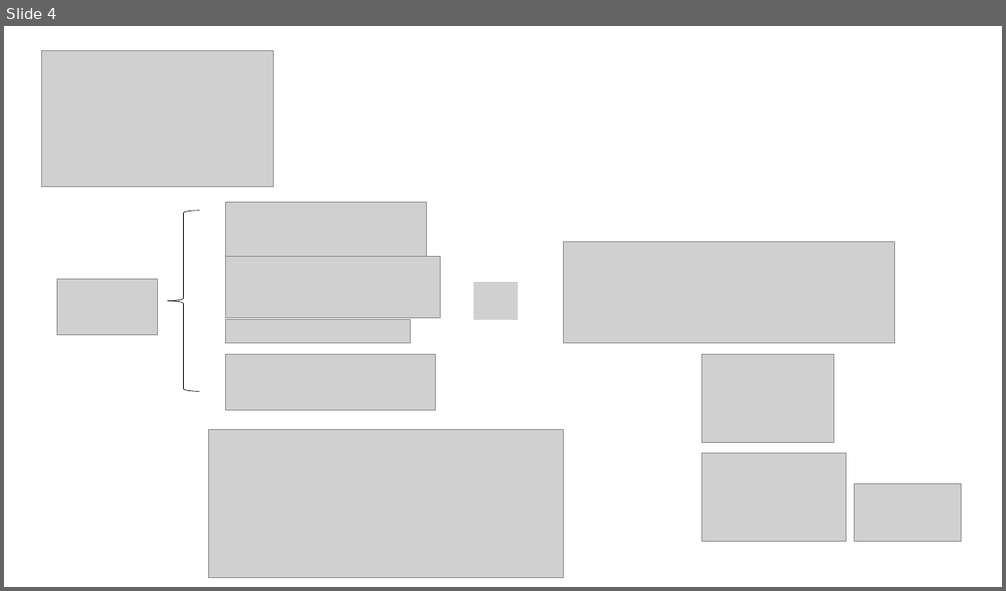
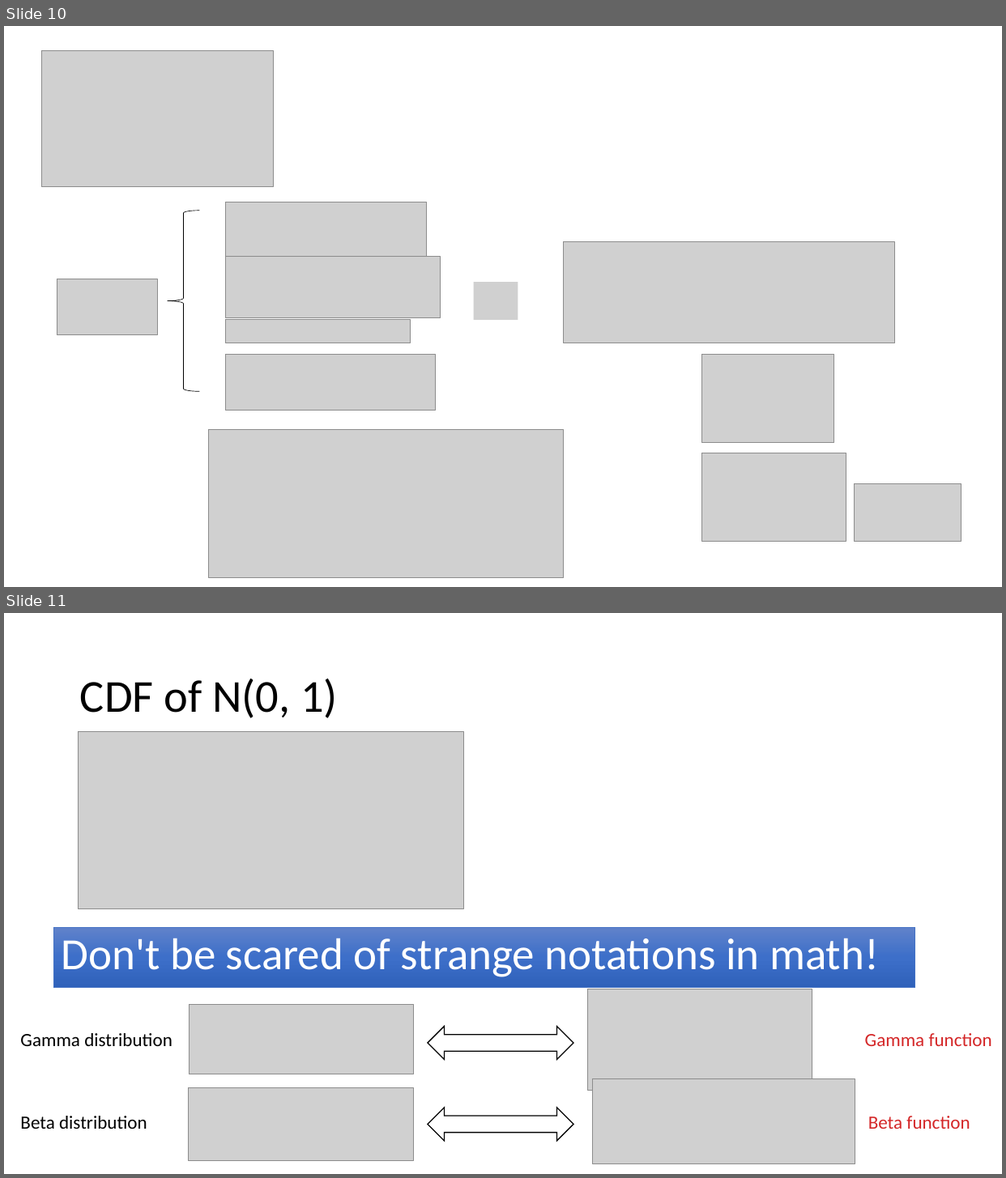
Before and after one commit to khanhnguyendata/gaussian, a slide deck: Gaussian.pptx. Shown one above the other, each under a label of ours: slide 4 before the commit, slides 10 and 11 after it. The pictures are 1006x591 and 1006x1178 pixels, drawn with LibreOffice and Linux fonts; fonts in the diff are those of the drawing; grey boxes stand for pictures. Boxes give left, top, right and bottom in pixels: in the first picture for what was removed or moved away, otherwise in the second. Text is boxed around its words. In the diff, an @@ line names an element or a change of style, - is before the commit and + after.

```diff
--- a/Gaussian.pptx
+++ b/Gaussian.pptx
@@ slide 11 added at (4, 613, 1002, 1174), background #FFFFFF @@
@@ title added at (80, 679, 338, 718), 44 pt, text #000000 @@
+CDF of N(0, 1)
@@ picture added at (78, 731, 463, 909) @@
@@ rectangle added at (54, 927, 915, 987), fill gradient #6183CB to #3E70CA to #3062BB, outline #4472C4 0.5 pt, 42.9 pt, text #FFFFFF @@
+Don't be scared of strange notations in math!
@@ picture added at (588, 989, 812, 1090) @@
@@ picture added at (189, 1004, 414, 1074) @@
@@ text added at (20, 1033, 172, 1046), 18 pt, text #000000 @@
+Gamma distribution
@@ left right arrow added at (428, 1026, 573, 1060), fill #FFFFFF, outline #000000 1 pt @@
@@ text added at (865, 1033, 992, 1046), 18 pt, text #D42728 @@
+Gamma function
@@ picture added at (189, 1088, 414, 1161) @@
@@ picture added at (592, 1079, 855, 1164) @@
@@ text added at (20, 1116, 147, 1129), 18 pt, text #000000 @@
+Beta distribution
@@ left right arrow added at (428, 1108, 573, 1142), fill #FFFFFF, outline #000000 1 pt @@
@@ text added at (868, 1116, 970, 1129), 18 pt, text #D42728 @@
+Beta function
@@ what was slide 4 is now slide 10 @@
```
Also in this commit, not shown: 2 slides changed, 13 other slides added, 2 slides removed.
